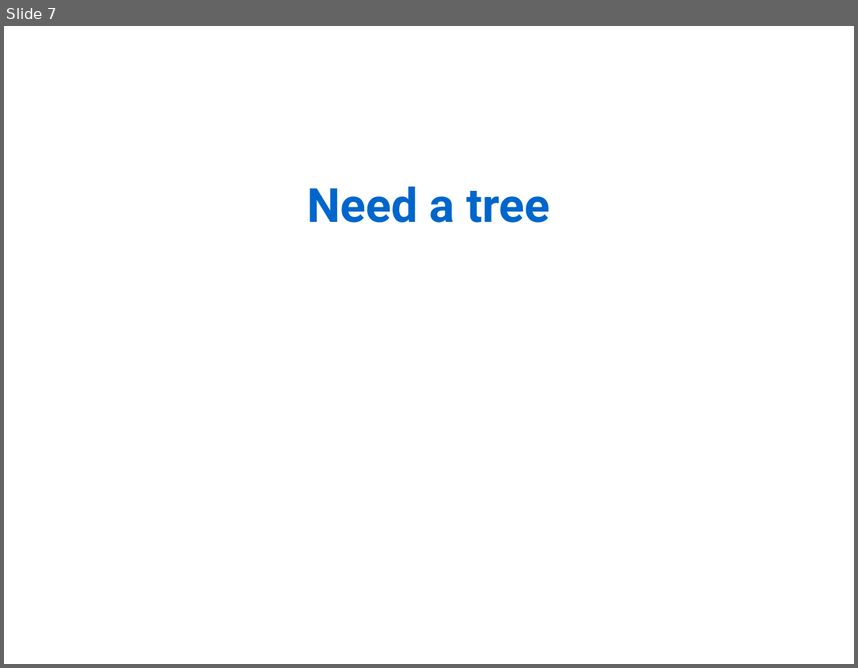
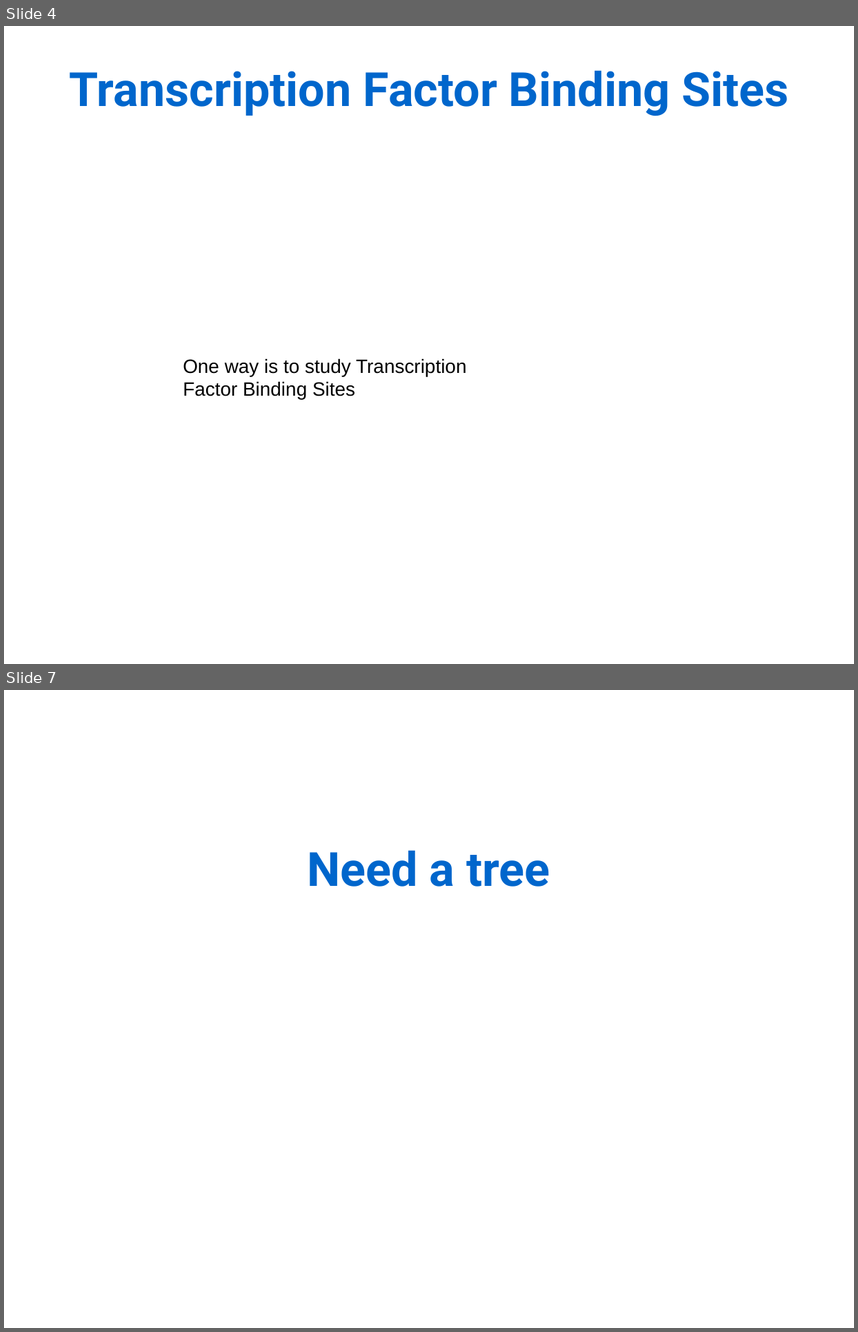
Before and after one commit to Rekyt/lynchlabpresentation2014, a slide deck: LabMeetingPresentation.odp. Shown one above the other, each under a label of ours: slide 7 before the commit, slides 4 and 7 after it; the slides between them are not shown. The pictures are 858x668 and 858x1332 pixels, drawn with LibreOffice and Linux fonts; fonts in the diff are those of the drawing. Boxes give left, top, right and bottom in pixels: in the first picture for what was removed or moved away, otherwise in the second. Text is boxed around its words. In the diff, an @@ line names an element or a change of style, - is before the commit and + after.

```diff
--- a/LabMeetingPresentation.odp
+++ b/LabMeetingPresentation.odp
@@ slide 4 added at <box>4,26,854,664</box>, background #FFFFFF @@
@@ text added at <box>70,70,789,116</box>, 44 pt, text #0066CC, bold @@
+Transcription Factor Binding Sites
@@ text added at <box>183,359,466,399</box>, 18 pt, text #000000 @@
+One way is to study Transcription Factor Binding Sites
```
Also in this commit, not shown: 9 slides changed, 2 other slides added, 3 slides removed.
